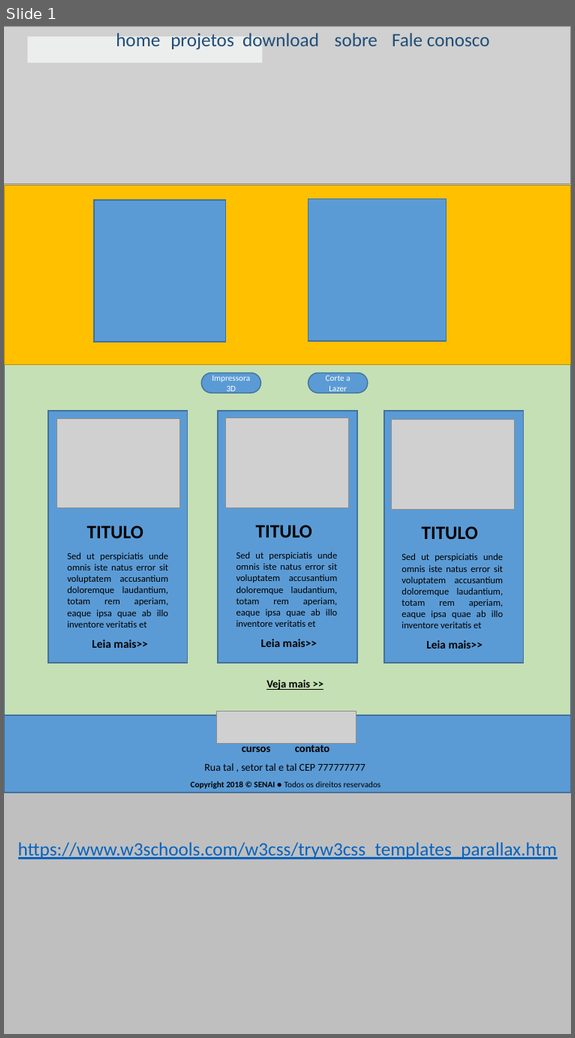
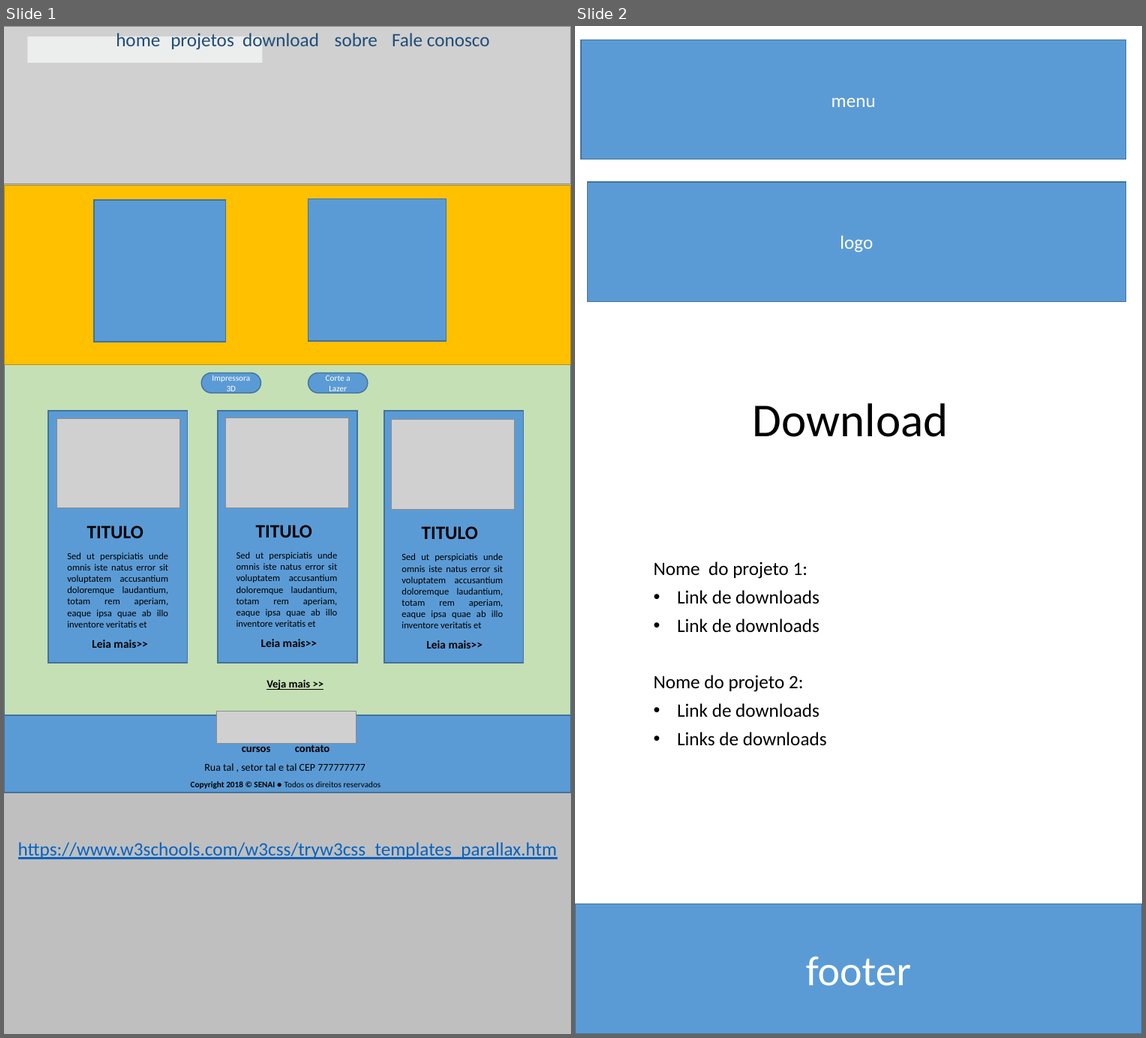
Before and after one commit to WescleyLemos/HOTSITE_SENAI_LAB, a slide deck: wireframe/Projeto-Lab-Senai.pptx. Shown side by side, each under a label of ours: slide 1 before the commit, slides 1 and 2 after it. The pictures are 575x1038 and 1146x1038 pixels, drawn with LibreOffice and Linux fonts; fonts in the diff are those of the drawing; grey boxes stand for pictures. Boxes give left, top, right and bottom in pixels: in the first picture for what was removed or moved away, otherwise in the second. Text is boxed around its words. In the diff, an @@ line names an element or a change of style, - is before the commit and + after.

```diff
--- a/wireframe/Projeto-Lab-Senai.pptx
+++ b/wireframe/Projeto-Lab-Senai.pptx
@@ slide 2 added at (575, 26, 1142, 1034), background #FFFFFF @@
@@ rectangle added at (581, 40, 1125, 159), fill #5B9BD5, outline #43739E 1 pt, 18 pt, text #FFFFFF @@
+menu
@@ rectangle added at (587, 182, 1125, 301), fill #5B9BD5, outline #43739E 1 pt, 18 pt, text #FFFFFF @@
+logo
@@ title added at (587, 352, 1113, 450), fill #FFFFFF, outline #FFFFFF 0.75 pt, 45 pt, text #000000 @@
+Download
@@ subtitle added at (654, 562, 827, 746), 18 pt, text #000000 @@
+Nome do projeto 1:
+• Link de downloads
+• Link de downloads
+Nome do projeto 2:
+• Link de downloads
+• Links de downloads
@@ rectangle added at (575, 904, 1142, 1034), fill #5B9BD5, outline #43739E 1 pt, 40 pt, text #FFFFFF @@
+footer
```
Also in this commit, not shown: 3 other slides added.
